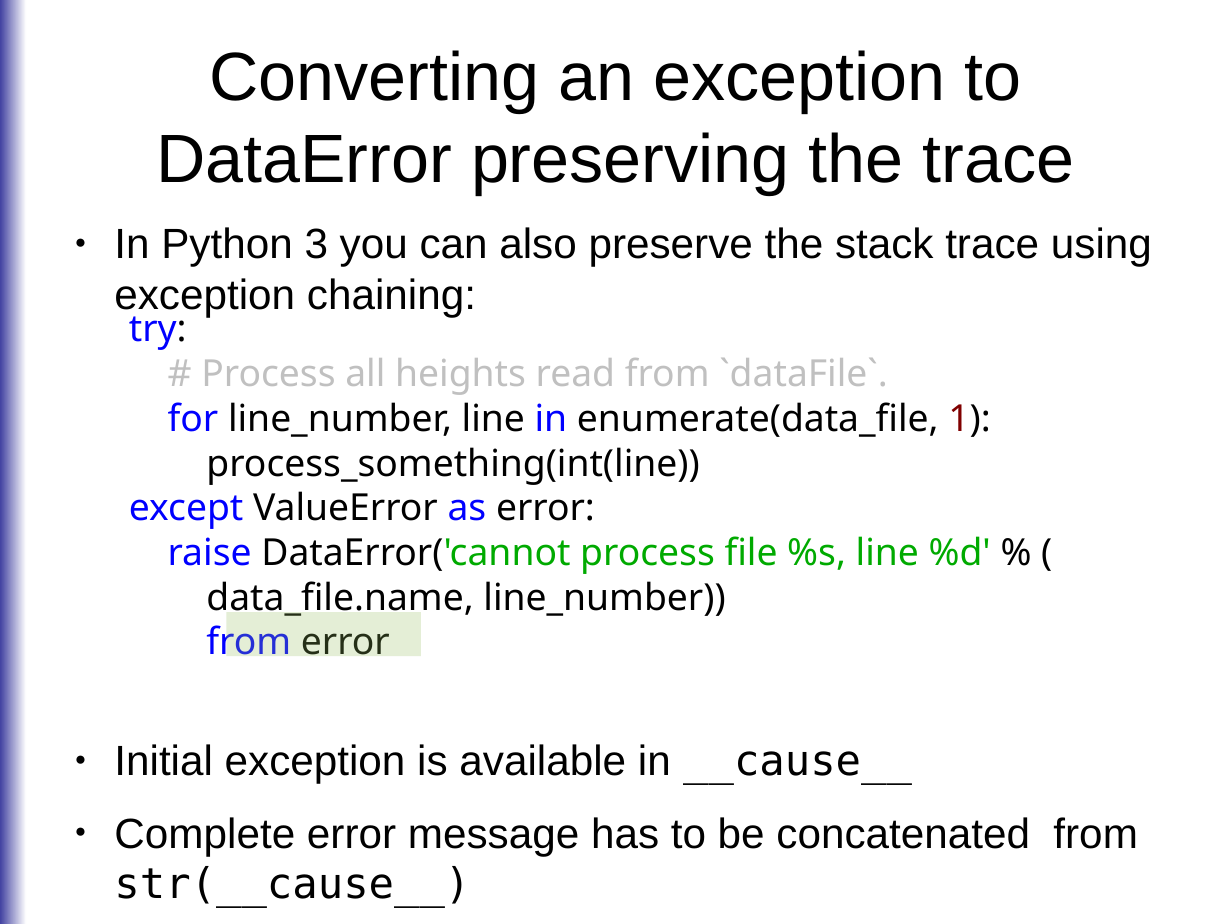
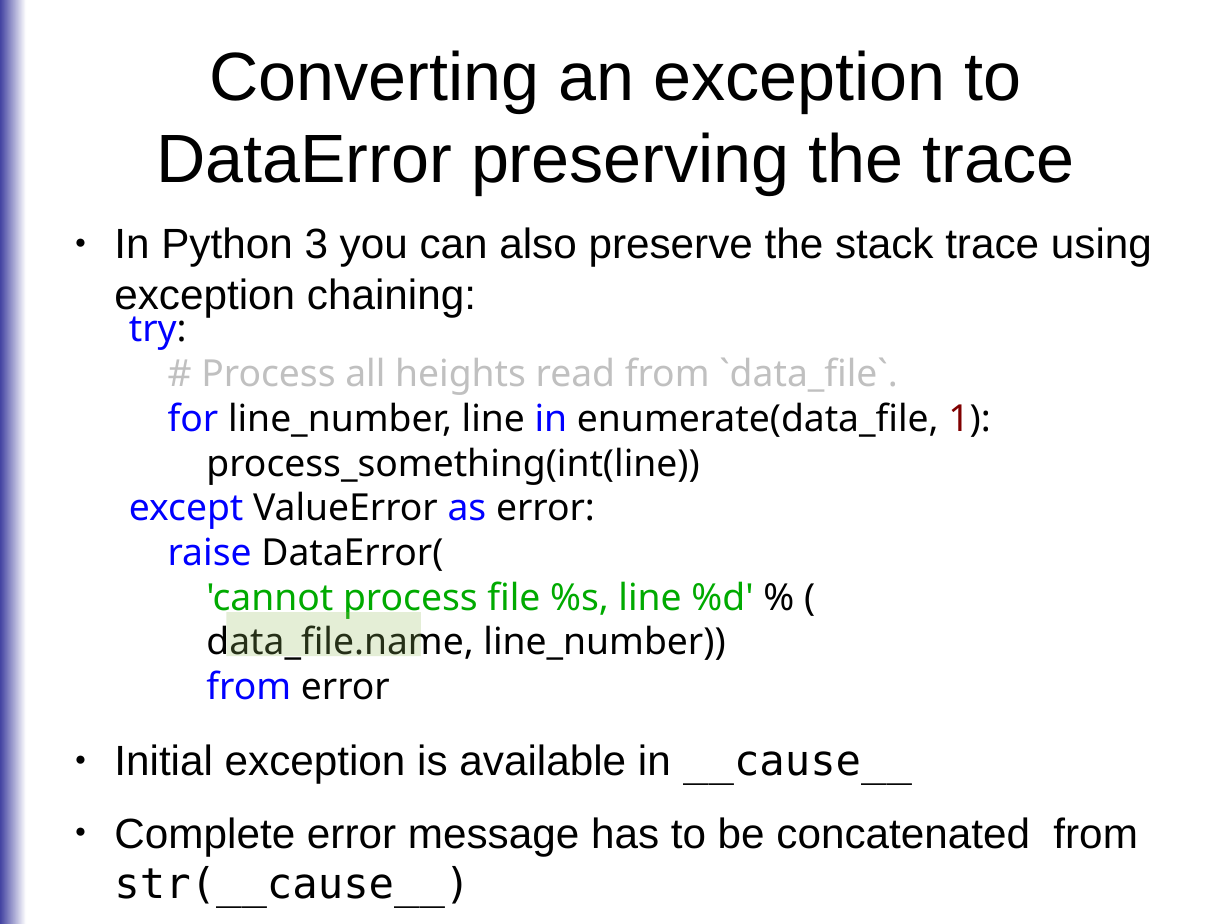
Before and after one commit to roskakori/talks, a slide deck: slide 53 of europython_2014/errorhandling/Solution oriented error handling.odp. Drawn at 1232x924 pixels with LibreOffice and Linux fonts; fonts in the diff are those of the drawing. Boxes give left, top, right and bottom in pixels: in the first picture for what was removed or moved away, otherwise in the second. Text is boxed around its words. In the diff, an @@ line names an element or a change of style, - is before the commit and + after.

Commit message:
Cleaned up spelling, formatting and untranslated German words.

```diff
--- a/europython_2014/errorhandling/Solution oriented error handling.odp
+++ b/europython_2014/errorhandling/Solution oriented error handling.odp
@@ text at [201,358,898,395]: text changed @@
-# Process all heights read from `dataFile`.
+# Process all heights read from `data_file`.
@@ text at [168,537,753,665]: text changed @@
-raise DataError('cannot process file %s, line %d' % (
-data_file.name, line_number))
+raise DataError(
+'cannot process file %s, line %d' % (
+data_file.name, line_number))
```
Also in this commit, not shown: 16 other slides changed.
